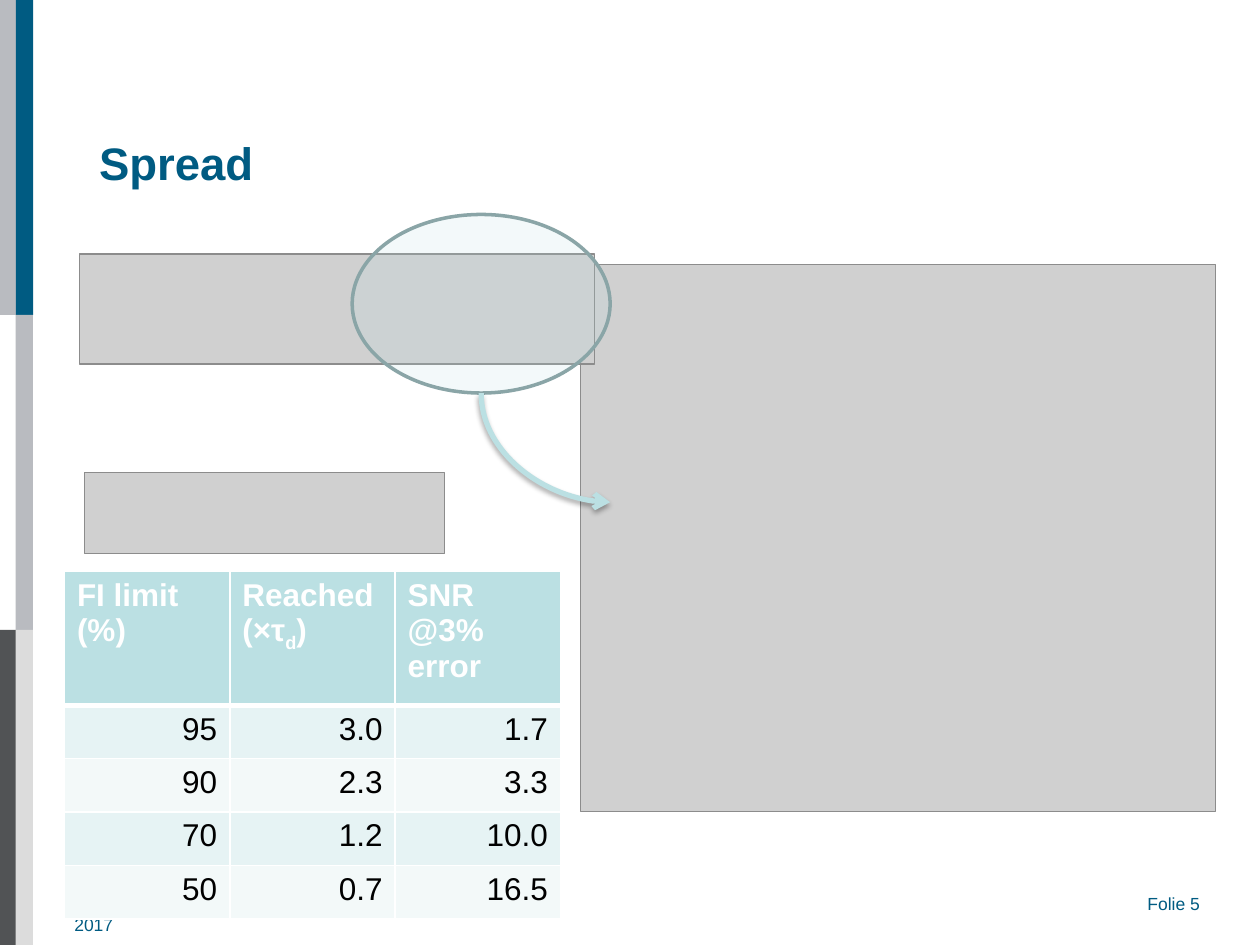
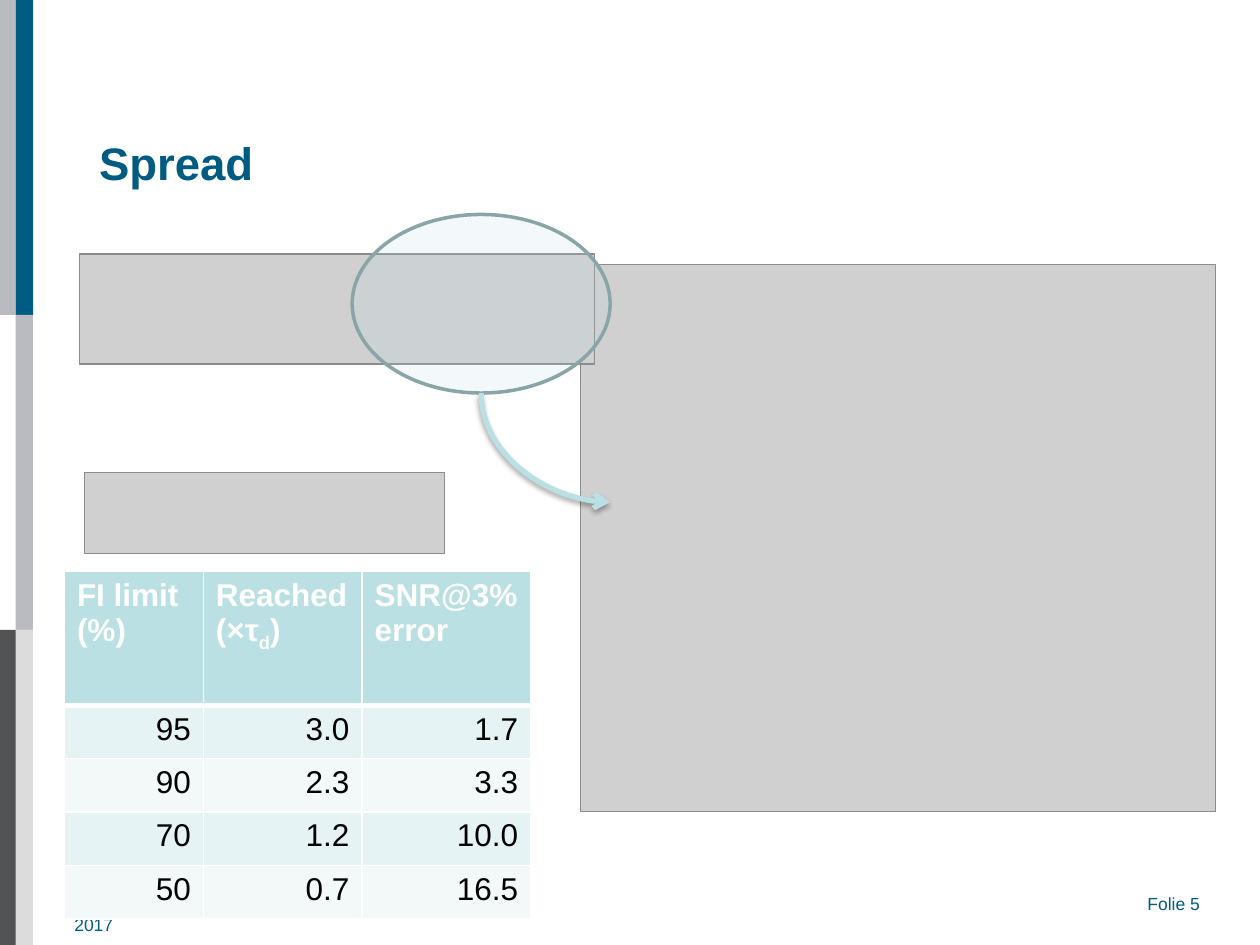
Before and after one commit to AlexAksentyev/EDM, a slide deck: slide 5 of MEPhI/TradAccConf17_Presentation.pptx. Drawn at 1260x945 pixels with LibreOffice and Linux fonts; fonts in the diff are those of the drawing; grey boxes stand for pictures; background and template pictures are left out. Boxes give left, top, right and bottom in pixels: in the first picture for what was removed or moved away, otherwise in the second. Text is boxed around its words. In the diff, an @@ line names an element or a change of style, - is before the commit and + after.

```diff
--- a/MEPhI/TradAccConf17_Presentation.pptx
+++ b/MEPhI/TradAccConf17_Presentation.pptx
@@ table at (64,572,530,920) @@
-row 1, column 3: SNR @3% error
+row 1, column 3: SNR@3% error
@@ table: place and size @@
-table at (64,572,559,920)
+table at (64,572,530,920)
```
Also in this commit, not shown: 5 other slides changed, 1 slide added, 1 other file.
